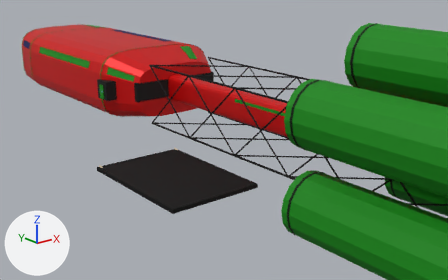
Renders of the glTF model assets/models/pioneer/caravan.glb from each side of a commit.
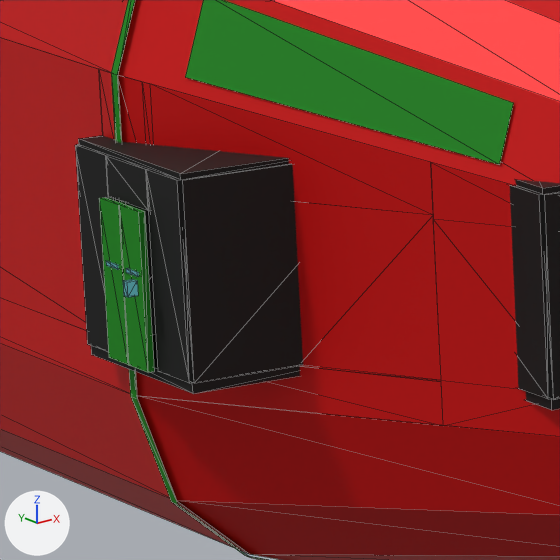
Each version is shown from a 50 mm lens placed at (-54.7, -36.2, 22.7), pointed at (2.4, 35.1, -5.9), then close up on the part from 20% to 31% of the width and 24% to 41% of the height. Every picture has the same lights, and +X, +Y and +Z are marked at lower left. The last two pictures show the newer version. The close-ups show mesh edges as thin lines. Where no turn or scale is listed for an object, it has been applied to the vertices. Vertices at exactly the same position are counted once.

Names of what the first close-up shows: 'pioneer_caravan:ceiling_eva', 'pioneer_caravan:door_eva-outer_-1', 'pioneer_caravan:door_eva-outer_1', 'pioneer_caravan:habitat_seams_1', 'pioneer_caravan:inspection_panels_0', 'pioneer_caravan:lock_fittings_eva', 'pioneer_caravan:pressure_hull_0', 'pioneer_caravan:room_eva', 'pioneer_caravan:room_lab' and 1 more.
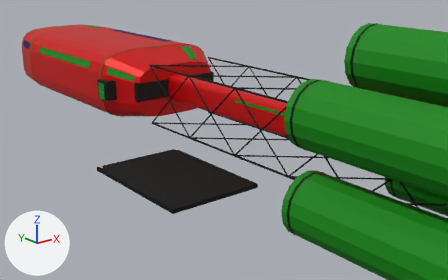
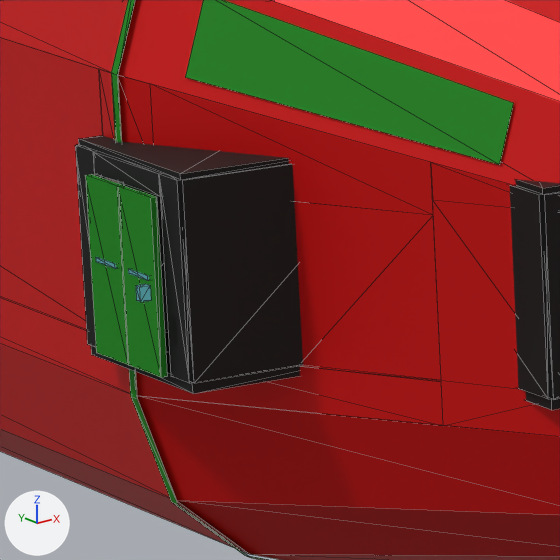
What changed in the scene script:
```text
Change me_pioneer_caravan_door_eva_outer_1_009:
    remove me_pioneer_caravan_door_eva_outer_1_009.from_pydata(...)  # 16 vertices, 24 faces; spans x -10.7..-10.58, y 48.56..49.09, z 0.0..2.15
    add me_pioneer_caravan_door_eva_outer_1_009.from_pydata(...)  # 16 vertices, 24 faces; spans x -10.7..-10.58, y 48.21..49.09, z 0.0..2.4
    me_pioneer_caravan_door_eva_outer_1_009 part 1: the loose piece of 8 vertices spanning x -10.7..-10.58, y 48.66..48.99, z 1.27..1.33 is scaled about its middle by (1, 1.65, 1), then moved by (0.0, -0.18, 0.0)
    me_pioneer_caravan_door_eva_outer_1_009 part 2: the loose piece of 8 vertices spanning x -10.69..-10.6, y 48.56..49.09, z 0.0..2.15 is scaled about its middle by (1, 1.65, 1.12), then moved by (0.0, -0.17, 0.12)
Change me_pioneer_caravan_door_eva_outer__1_009:
    remove me_pioneer_caravan_door_eva_outer__1_009.from_pydata(...)  # 16 vertices, 24 faces; spans x -10.7..-10.58, y 49.11..49.64, z 0.0..2.15
    add me_pioneer_caravan_door_eva_outer__1_009.from_pydata(...)  # 16 vertices, 24 faces; spans x -10.7..-10.58, y 49.11..49.99, z 0.0..2.4
    me_pioneer_caravan_door_eva_outer__1_009 part 3: the loose piece of 8 vertices spanning x -10.7..-10.58, y 49.21..49.54, z 1.27..1.33 is scaled about its middle by (1, 1.65, 1), then moved by (0.0, 0.17, 0.0)
    me_pioneer_caravan_door_eva_outer__1_009 part 4: the loose piece of 8 vertices spanning x -10.69..-10.6, y 49.11..49.64, z 0.0..2.15 is scaled about its middle by (1, 1.65, 1.12), then moved by (0.0, 0.17, 0.12)
Change me_pioneer_caravan_lock_fittings_eva_008:
    remove me_pioneer_caravan_lock_fittings_eva_008.from_pydata(...)  # 40 vertices, 60 faces; spans x -11.02..-6.78, y 47.74..48.46, z 0.0..2.04
    add me_pioneer_caravan_lock_fittings_eva_008.from_pydata(...)  # 40 vertices, 60 faces; spans x -11.02..-6.78, y 47.99..50.46, z 0.0..2.04
    me_pioneer_caravan_lock_fittings_eva_008 part 5: the loose piece of 8 vertices spanning x -11.02..-10.88, y 48.34..48.46, z 1.1..1.3 is moved by (0.0, -0.35, 0.0)
    other edits to the shape of me_pioneer_caravan_lock_fittings_eva_008 do not show in these pictures
Change me_pioneer_caravan_pressure_hull_0_008:
    remove me_pioneer_caravan_pressure_hull_0_008.from_pydata(...)  # 137 vertices, 228 faces; spans x -10.1..10.1, y 44.0..90.0, z -4.0..7.0
    add me_pioneer_caravan_pressure_hull_0_008.from_pydata(...)  # 139 vertices, 228 faces; spans x -10.1..10.1, y 44.0..90.0, z -4.0..7.0
    me_pioneer_caravan_pressure_hull_0_008 part 6
    3 vertices are removed from x -10.0..-7.9, y 45.8..49.7, z 2.2..3.6
    15 faces are deleted
    1 vertex moves from x -7.0, y 44.0, z 2.2 to x -7.0, y 44.0, z 2.4
    5 vertices are added at (-10.1, 78.0, 0.0), (-10.1, 50.5, 0.0), (-10.1, 50.0, 2.4), (-9.9, 49.6, 2.4), (-7.9, 45.8, 2.4)
    15 new faces join them
Change me_pioneer_caravan_room_eva_008:
    where me_pioneer_caravan_room_eva_008.from_pydata(...)  # 64 vertices, 108 faces; spans x -10.55..-7.25, y 47.65..50.55, z -0.15..2.7
    me_pioneer_caravan_room_eva_008 part 7: all 2 vertices in x -10.55..-10.45, y 48.55, z 2.7 are moved by (0.0, -0.35, 0.0)
    me_pioneer_caravan_room_eva_008 part 8: all 2 vertices in x -10.55..-10.45, y 49.65, z 0.0 are moved by (0.0, 0.35, 0.0)
    me_pioneer_caravan_room_eva_008 part 9: all 2 vertices in x -10.55..-10.45, y 49.65, z 2.7 are moved by (0.0, 0.35, 0.0)
    me_pioneer_caravan_room_eva_008 part 10: all 2 vertices in x -10.55..-10.45, y 49.65, z 2.15 are moved by (0.0, 0.35, 0.25)
```

What differs and where, as boxes [x1, y1, x2, y2] in the close-ups (560 x 560 px; the box of a moved part takes in the faces that stretch with it):
'pioneer_caravan:door_eva-outer_1', reshaped (39% wider, 13% taller)
    before: [119, 204, 154, 373]
    after: [118, 186, 167, 377]
'pioneer_caravan:door_eva-outer_-1', reshaped (45% wider, 14% taller)
    before: [99, 197, 129, 365]
    after: [85, 174, 129, 365]
'pioneer_caravan:lock_fittings_eva', reshaped (mostly hidden)
    before: [123, 279, 138, 297]
    after: [136, 284, 151, 302]
part 1 of me_pioneer_caravan_door_eva_outer_1_009, moved or reshaped
    before: [126, 268, 139, 277]
    after: [128, 269, 149, 280]
part 2 of me_pioneer_caravan_door_eva_outer_1_009, moved or reshaped
    before: [119, 204, 154, 373]
    after: [118, 186, 167, 377]
part 3 of me_pioneer_caravan_door_eva_outer__1_009, moved or reshaped
    before: [106, 261, 119, 269]
    after: [96, 257, 116, 269]
part 4 of me_pioneer_caravan_door_eva_outer__1_009, moved or reshaped
    before: [99, 197, 129, 365]
    after: [85, 174, 129, 365]
part 6 of me_pioneer_caravan_pressure_hull_0_008, moved or reshaped
    both: [0, 37, 534, 426]
part 7 of me_pioneer_caravan_room_eva_008, moved or reshaped
    before: [146, 169, 189, 383]
    after: [159, 173, 189, 383]
part 8 of me_pioneer_caravan_room_eva_008, moved or reshaped
    before: [75, 147, 109, 352]
    after: [75, 148, 96, 347]
part 9 of me_pioneer_caravan_room_eva_008, moved or reshaped
    before: [75, 145, 148, 290]
    after: [75, 145, 161, 244]
part 10 of me_pioneer_caravan_room_eva_008, moved or reshaped
    before: [106, 157, 148, 211]
    after: [93, 152, 159, 196]
